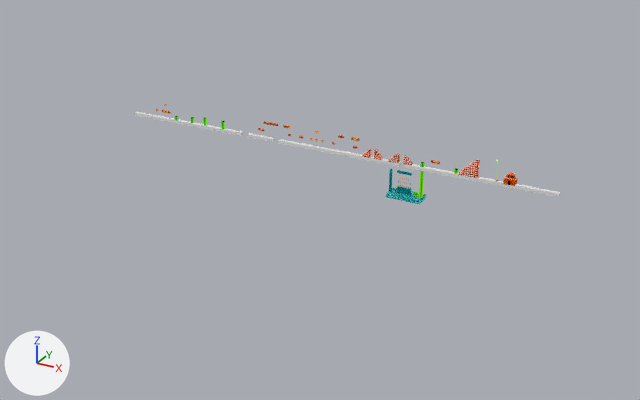
The Blender file public/assets/blender/mario_level_1.blend as it was, and as the next commit left it.
Camera for both pictures: a 50 mm camera at (248.0, -363.0, 153.0) aimed at (49.0, -1.0, -27.0). Lighting does not change. The marker at lower left points along +X, +Y and +Z. Mesh edges are drawn as thin lines on the coarser meshes.
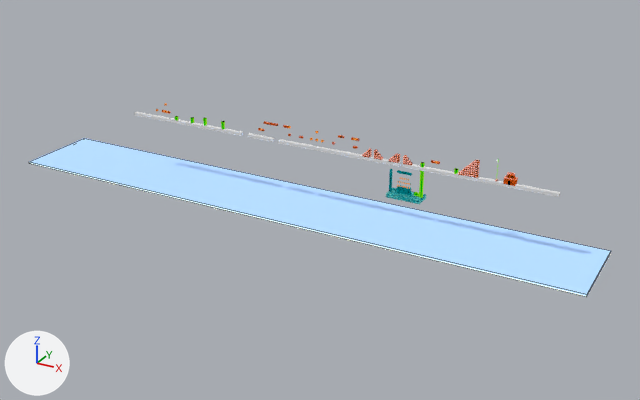
What differs and where, as boxes (x1, y1, x2, y2) in the pictures (640 x 400 px):
'ground-zero', added
    after: (29, 138, 611, 297)

Edits to the bpy script that builds the scene:
```text
Add mat_material:
    mat_material = bpy.data.materials.new('Material')
    # nodes: BsdfPrincipled, OutputMaterial, TexSky
Add me_cube_005:
    me_cube_005.from_pydata(...)  # a box spanning x -21.9..21.9, y -9.7..9.7, z -0.6..0.6
    me_cube_005.materials.append(mat_material)
Add ob_ground_zero:
    ob_ground_zero = bpy.data.objects.new('ground-zero', me_cube_005)
    ob_ground_zero.location = (30.8, -2.7, -32.1)
    ob_ground_zero.scale = (7.25, 2.35, 1.0)
```
